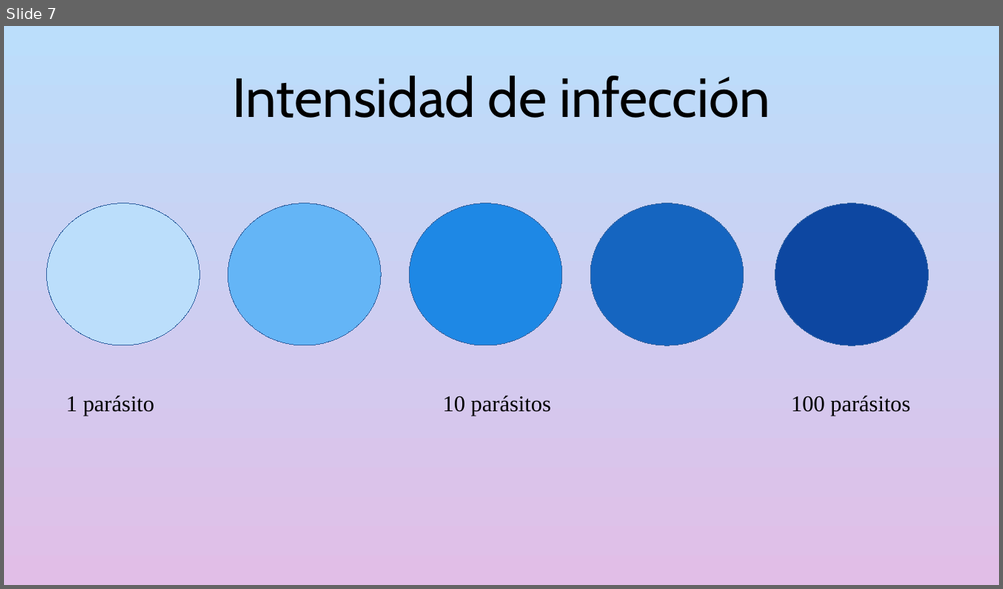
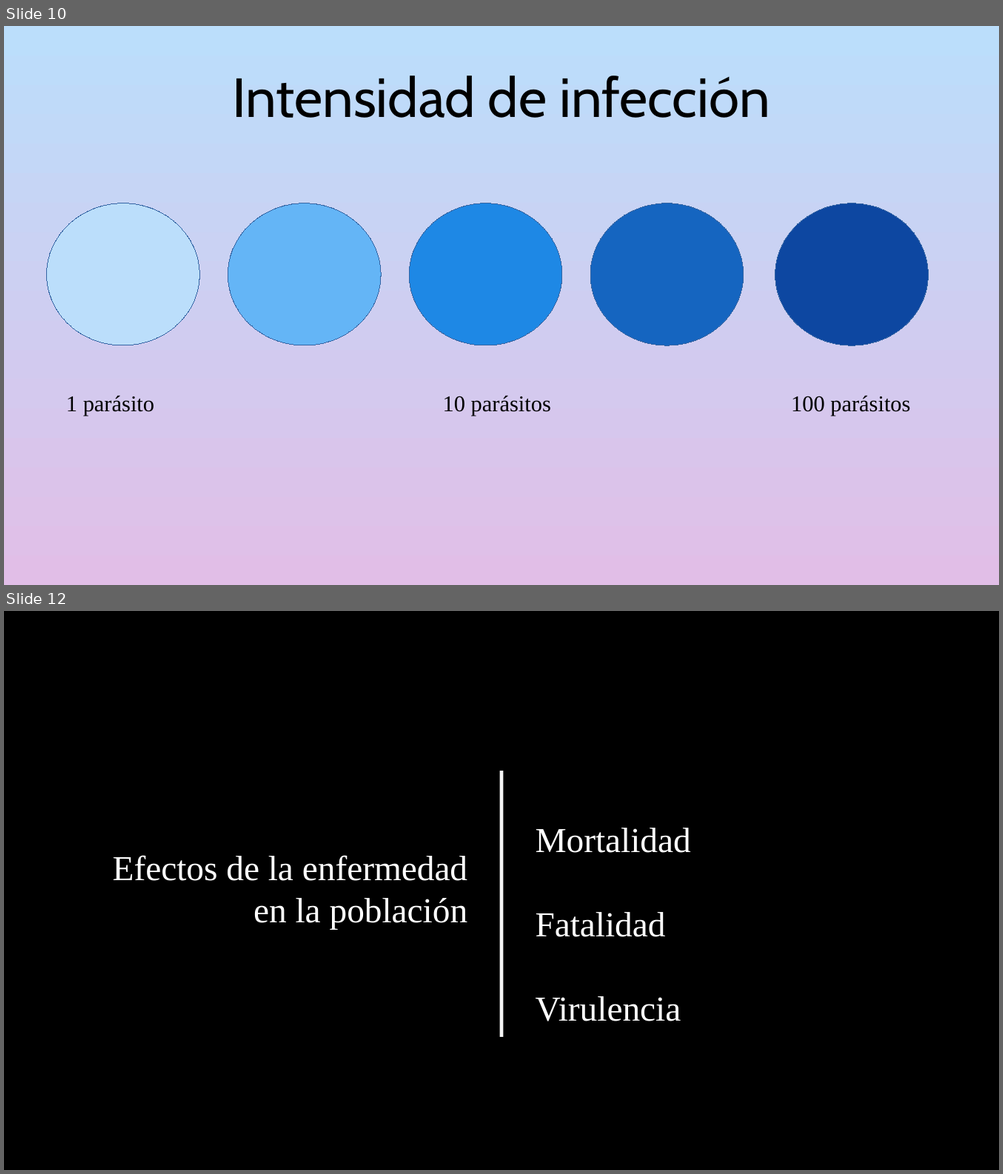
Before and after one commit to gerardommc/Medicina-Cons, a slide deck: Epidemiologia-basica.odp. Shown one above the other, each under a label of ours: slide 7 before the commit, slides 10 and 12 after it; the slides between them are not shown. The pictures are 1003x589 and 1003x1174 pixels, drawn with LibreOffice and Linux fonts; fonts in the diff are those of the drawing. Boxes give left, top, right and bottom in pixels: in the first picture for what was removed or moved away, otherwise in the second. Text is boxed around its words. In the diff, an @@ line names an element or a change of style, - is before the commit and + after.

```diff
--- a/Epidemiologia-basica.odp
+++ b/Epidemiologia-basica.odp
@@ slide 12 added at [4, 611, 999, 1170], background #000000 @@
@@ line added from (501, 771) to (501, 1037), #F5F5F5 2.83 pt @@
@@ text added at [535, 828, 691, 1022], 28 pt, text #FFFFFF @@
+Mortalidad
+Fatalidad
+Virulencia
@@ text added at [113, 855, 468, 930], 28 pt, text #FFFFFF @@
+Efectos de la enfermedad en la población
@@ what was slide 7 is now slide 10 @@
```
Also in this commit, not shown: 4 slides changed, 8 other slides added, 1 slide removed, 7 other files.
